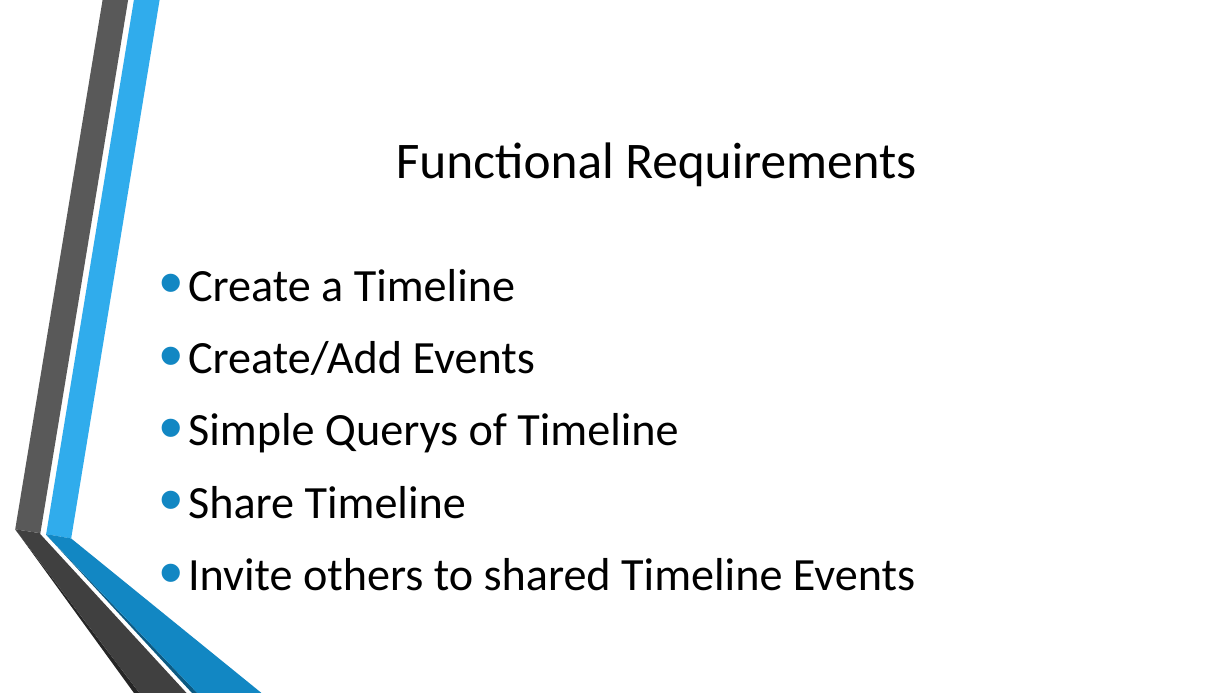
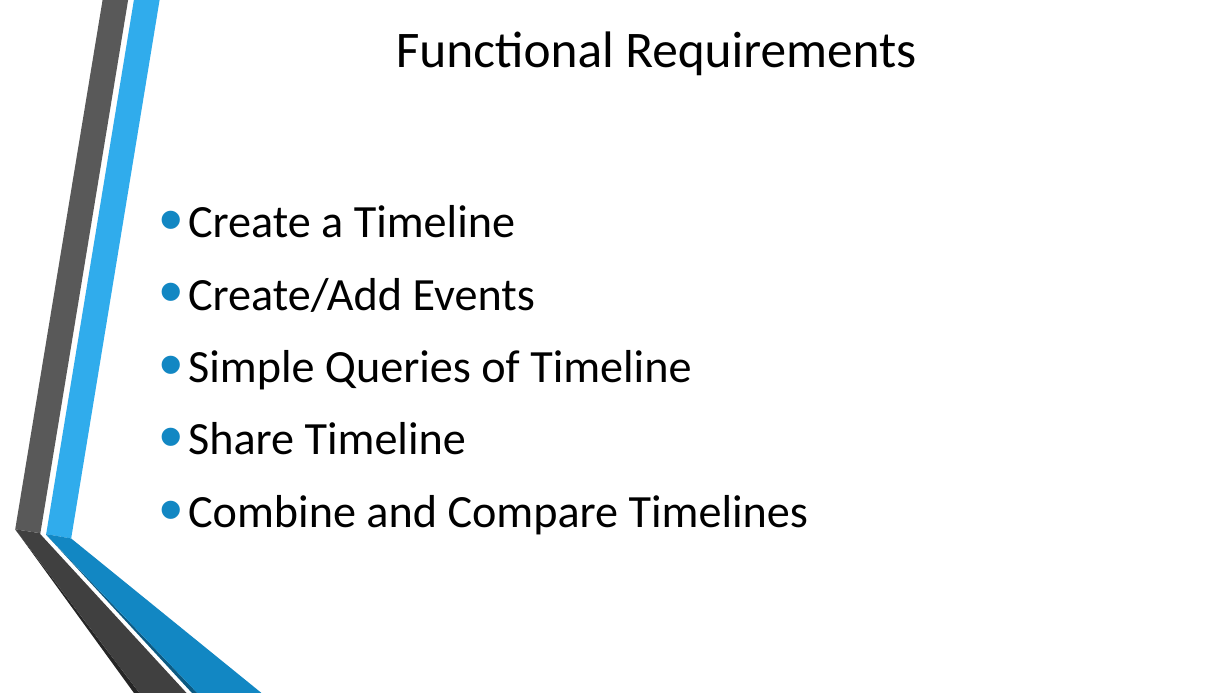
Before and after one commit to cewrobel/Colt_Timeline, a slide deck: slide 6 of presentation/Requirements_TimelineGroup.pptx (slide 4 before the commit). Drawn at 1232x693 pixels with LibreOffice and Linux fonts; fonts in the diff are those of the drawing; background and template pictures are left out. Boxes give left, top, right and bottom in pixels: in the first picture for what was removed or moved away, otherwise in the second. Text is boxed around its words. In the diff, an @@ line names an element or a change of style, - is before the commit and + after.

Commit message:
Diagrams and Reqs Doc
Various updates to diagrams and requirements docs

```diff
--- a/presentation/Requirements_TimelineGroup.pptx
+++ b/presentation/Requirements_TimelineGroup.pptx
@@ title "Functional Requirements": place and size @@
-title "Functional Requirements" at [396,142,916,187]
+title "Functional Requirements" at [396,31,916,76]
@@ text "Create a Timeline": place and size @@
-text "Create a Timeline" at [188,269,915,591]
+text "Create a Timeline" at [188,205,808,535]
@@ text at [188,350,691,390]: text changed @@
-• Simple Querys of Timeline
+• Simple Queries of Timeline
@@ text at [188,495,808,535]: text changed @@
-• Invite others to shared Timeline Events
+• Combine and Compare Timelines
```
Also in this commit, not shown: 2 other slides changed, 6 slides added, 1 slide removed, 4 other files.
